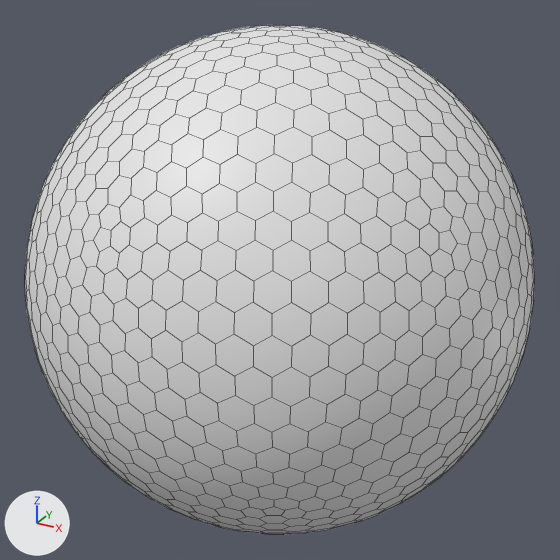
The FBX model Assets/Meshes/Planets/planet_earth_clouds.fbx as it was, and as the next commit left it.
Before and after are seen from a 50 mm lens placed at (1.353, -2.46, 1.233), pointed at (0.0, 0.001, 0.003). The lights are fixed; the arrows at lower left show +X, +Y and +Z. Mesh edges are drawn as thin lines. Where no turn or scale is listed for an object, it has been applied to the vertices.

Names of what the first picture shows: 'planet_earth_like.001'.
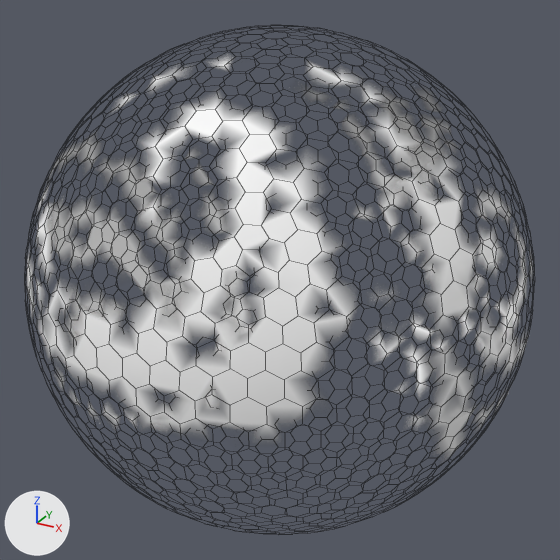
Where the newer file only moved an object's origin or applied its transform, the numbers keep the older frame.

Changed parts and their boxes (x1, y1, x2, y2) in the pictures (560 x 560 px; the box of a moved part takes in the faces that stretch with it):
'planet_earth_like.001', surface changed, mesh turned
    before: (25, 25, 534, 534)
    after: (27, 58, 533, 459)
part 1 of me_gd_mesh_025, moved or reshaped
    before: (25, 25, 534, 534)
    after: (27, 58, 533, 459)

Edits to the bpy script that builds the scene:
```text
Add img_planet_earth_clouds_png:
    img_planet_earth_clouds_png = load_image('planet_earth_clouds.png', '../../Textures/planet_earth_clouds.png', 1024, 1024, 'Non-Color')
Change mat_with_alpha:
    add n2 = _N.new('ShaderNodeTexImage'); n2.name = 'Image Texture'
    add n2.image = img_planet_earth_clouds_png
    add n3 = _N.new('ShaderNodeTexImage'); n3.name = 'Image Texture.001'
    add n3.image = img_planet_earth_clouds_png
    where n0 = _N.new('ShaderNodeBsdfPrincipled'); n0.name = 'Principled BSDF'
    add _L.new(n2.outputs[0], n0.inputs[0])  # 'Color' to 'Base Color'
    add _L.new(n3.outputs[0], n0.inputs[4])  # 'Color' to 'Alpha'
Change me_gd_mesh_025:
    used by ob_planet_earth_like_001; location = (-0.001, 0.001, 0.004)
    remove me_gd_mesh_025.from_pydata(...)  # 2880 vertices, 1442 faces; spans x -0.95..0.95, y -0.95..0.95, z -0.95..0.95
    add me_gd_mesh_025.from_pydata(...)  # 2880 vertices, 1442 faces; spans x -0.95..0.95, y -0.96..0.95, z -0.95..0.95
    me_gd_mesh_025 part 1: the whole mesh is turned 104 degrees about the z axis through its middle
    me_gd_mesh_025 part 2: texture (UV) coordinates changed
```
